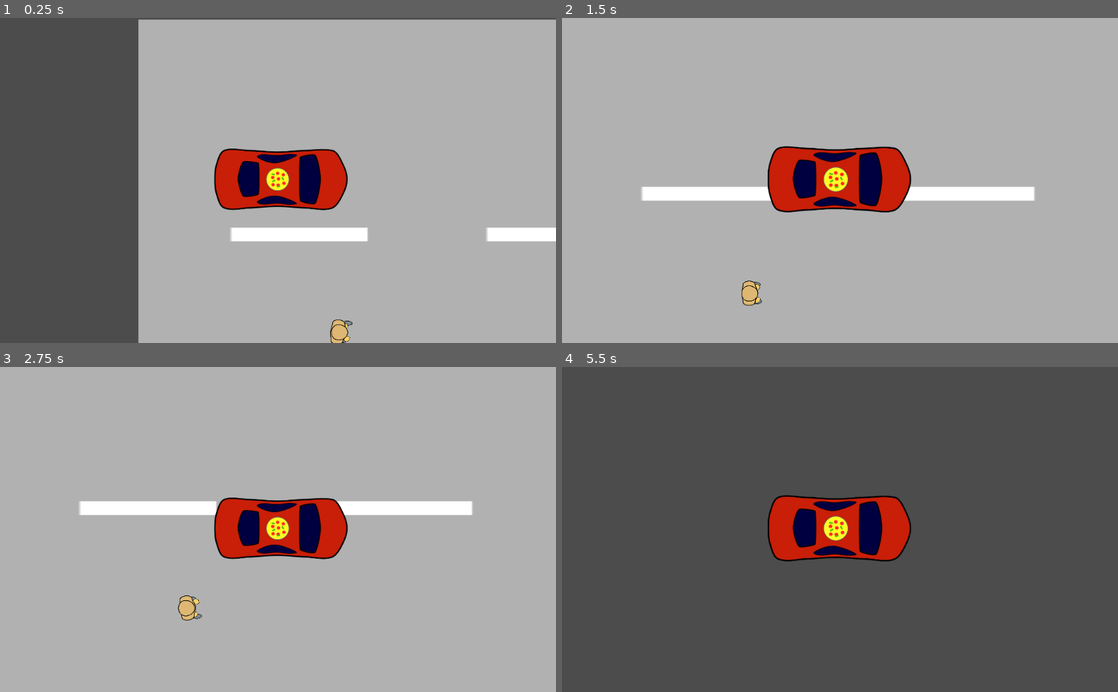
Above: before the commit, frames 1-4 (two rows, left to right).
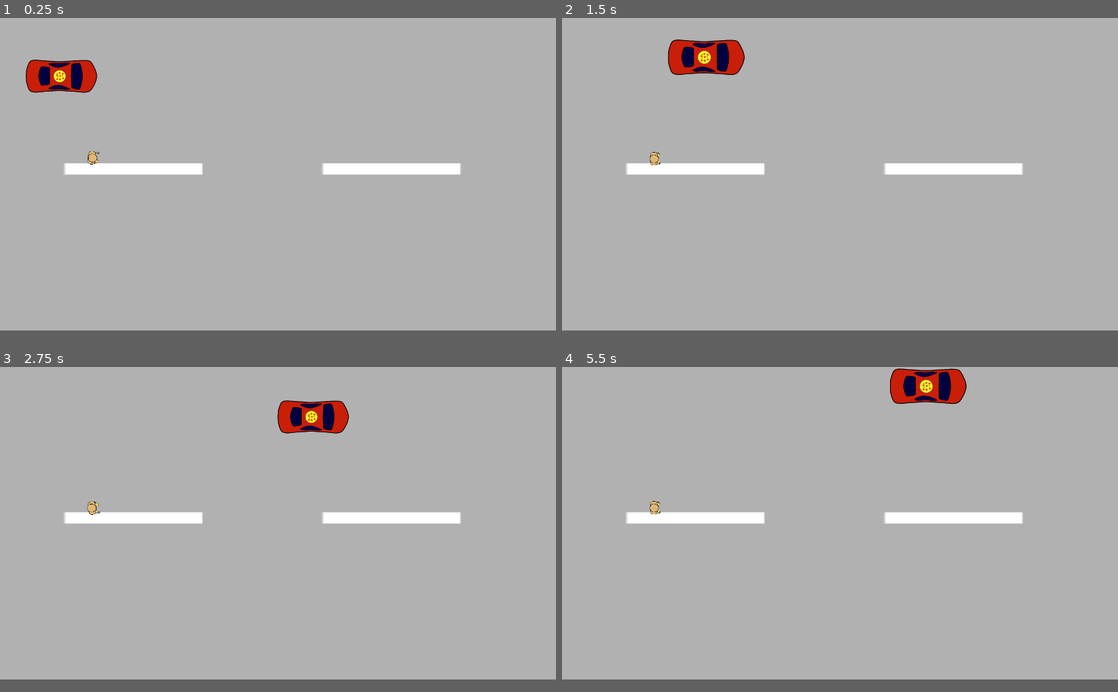
Above: after the commit, the same moments.

Repository: TheNeoGameFactory/Trijam-67-Disco-Pizza-Service
Game: Godot game, scene res://Scenes/Demo Level/Demo Level.tscn
Same seed, same stepped clock (60 frames per second), same inputs: the game is played once before the commit and once after it. The project has no main scene, so this scene is started directly.
Inputs (mouse positions are in pixels of both pictures, inside the frame that each line leads up to):
- Up to frame 1 (0.25 s): no input
- Up to frame 2 (1.5 s): hold Right (car_right) 0.53-1.28 s; hold Up (car_throttle, bound only before the commit) 0.53-1.28 s; click (840, 180) at 0.67 s; move the mouse to (728, 196) at 1.27 s; hold Down (car_brake, bound only before the commit) from 1.28 s (still down); tap Up (car_throttle, bound only before the commit) at 1.35 s
- Up to frame 3 (2.75 s): move the mouse to (333, 458) at 2.02 s; release Down (car_brake, bound only before the commit) at 2.03 s; hold Right (car_right) from 2.03 s (still down); hold Up (car_throttle, bound only before the commit) from 2.03 s (still down)
- Up to frame 4 (5.5 s): move the mouse to (812, 594) at 2.77 s; release Up (car_throttle, bound only before the commit) at 2.78 s; tap Up (car_throttle, bound only before the commit) at 2.85, 4.35 s; click (812, 594) at 2.92 s; move the mouse to (1006, 578) at 3.52 s; release Right (car_right) at 3.53 s; hold Up (car_throttle, bound only before the commit) 3.53-4.28 s; hold Left (car_left) 3.53-5.03 s; move the mouse to (673, 480) at 4.27 s; move the mouse to (867, 529) at 5.02 s; hold Down (car_brake, bound only before the commit) from 5.03 s (still down); hold Up (car_throttle, bound only before the commit) from 5.03 s (still down); click (867, 529) at 5.17 s
The window is 800x468 before the commit and 800x450 after it. Grey fills any space a smaller window leaves; there, only what the larger window draws over its background counts as a difference.

The runs differ from the first frame. In frame 1, 32% of the frame differs, in the area x 0-100%, y 0-100%; in frame 2, 10%; in frame 3, 8.6%; in frame 4, 96%, in the area x 0-100%, y 0-97%.

Commit message:
Kamera entfernt, wieder das scaling aktiviert

Diff:
--- a/Disco Pizza Service/Scenes/Car/PizzaCar.tscn
+++ b/Disco Pizza Service/Scenes/Car/PizzaCar.tscn
@@ -36,6 +36,3 @@
 
 [node name="collision" type="CollisionShape2D" parent="."]
 shape = SubResource( 4 )
-
-[node name="camera" type="Camera2D" parent="."]
-current = true
--- a/Disco Pizza Service/Scenes/Demo Level/Demo Level.tscn
+++ b/Disco Pizza Service/Scenes/Demo Level/Demo Level.tscn
@@ -7,6 +7,8 @@
 [node name="Demo Level" type="Node2D"]
 
 [node name="Street" parent="." instance=ExtResource( 1 )]
+position = Vector2( -4, 58 )
+scale = Vector2( 1.89109, 1.53072 )
 
 [node name="Car" parent="." instance=ExtResource( 2 )]
 position = Vector2( 206.703, 203.332 )
--- a/Disco Pizza Service/Scripts/Car/car.gd
+++ b/Disco Pizza Service/Scripts/Car/car.gd
@@ -15,8 +15,8 @@
 
 func get_input_axis():
 	var axis = Vector2.ZERO
-	axis.x = int(Input.is_action_pressed("car_throttle")) - int(Input.is_action_pressed("car_brake"))
-	axis.y = int(Input.is_action_pressed("car_right")) - int(Input.is_action_pressed("car_left"))
+	axis.x = int(Input.is_action_pressed("car_right")) - int(Input.is_action_pressed("car_left"))
+	axis.y = int(Input.is_action_pressed("car_down")) - int(Input.is_action_pressed("car_up"))
 	return axis.normalized()
 
 func apply_friction(amount):
--- a/Disco Pizza Service/project.godot
+++ b/Disco Pizza Service/project.godot
@@ -18,26 +18,37 @@
 config/name="Disco Pizza Service"
 config/icon="res://icon.png"
 
+[display]
+
+window/size/width=1920
+window/size/height=1080
+window/stretch/mode="viewport"
+window/stretch/aspect="keep"
+
 [input]
 
-car_throttle={
+car_up={
 "deadzone": 0.5,
 "events": [ Object(InputEventKey,"resource_local_to_scene":false,"resource_name":"","device":0,"alt":false,"shift":false,"control":false,"meta":false,"command":false,"pressed":false,"scancode":16777232,"unicode":0,"echo":false,"script":null)
+, Object(InputEventKey,"resource_local_to_scene":false,"resource_name":"","device":0,"alt":false,"shift":false,"control":false,"meta":false,"command":false,"pressed":false,"scancode":87,"unicode":0,"echo":false,"script":null)
  ]
 }
-car_brake={
+car_down={
 "deadzone": 0.5,
 "events": [ Object(InputEventKey,"resource_local_to_scene":false,"resource_name":"","device":0,"alt":false,"shift":false,"control":false,"meta":false,"command":false,"pressed":false,"scancode":16777234,"unicode":0,"echo":false,"script":null)
+, Object(InputEventKey,"resource_local_to_scene":false,"resource_name":"","device":0,"alt":false,"shift":false,"control":false,"meta":false,"command":false,"pressed":false,"scancode":83,"unicode":0,"echo":false,"script":null)
  ]
 }
 car_left={
 "deadzone": 0.5,
 "events": [ Object(InputEventKey,"resource_local_to_scene":false,"resource_name":"","device":0,"alt":false,"shift":false,"control":false,"meta":false,"command":false,"pressed":false,"scancode":16777231,"unicode":0,"echo":false,"script":null)
+, Object(InputEventKey,"resource_local_to_scene":false,"resource_name":"","device":0,"alt":false,"shift":false,"control":false,"meta":false,"command":false,"pressed":false,"scancode":65,"unicode":0,"echo":false,"script":null)
  ]
 }
 car_right={
 "deadzone": 0.5,
 "events": [ Object(InputEventKey,"resource_local_to_scene":false,"resource_name":"","device":0,"alt":false,"shift":false,"control":false,"meta":false,"command":false,"pressed":false,"scancode":16777233,"unicode":0,"echo":false,"script":null)
+, Object(InputEventKey,"resource_local_to_scene":false,"resource_name":"","device":0,"alt":false,"shift":false,"control":false,"meta":false,"command":false,"pressed":false,"scancode":68,"unicode":0,"echo":false,"script":null)
  ]
 }
 
